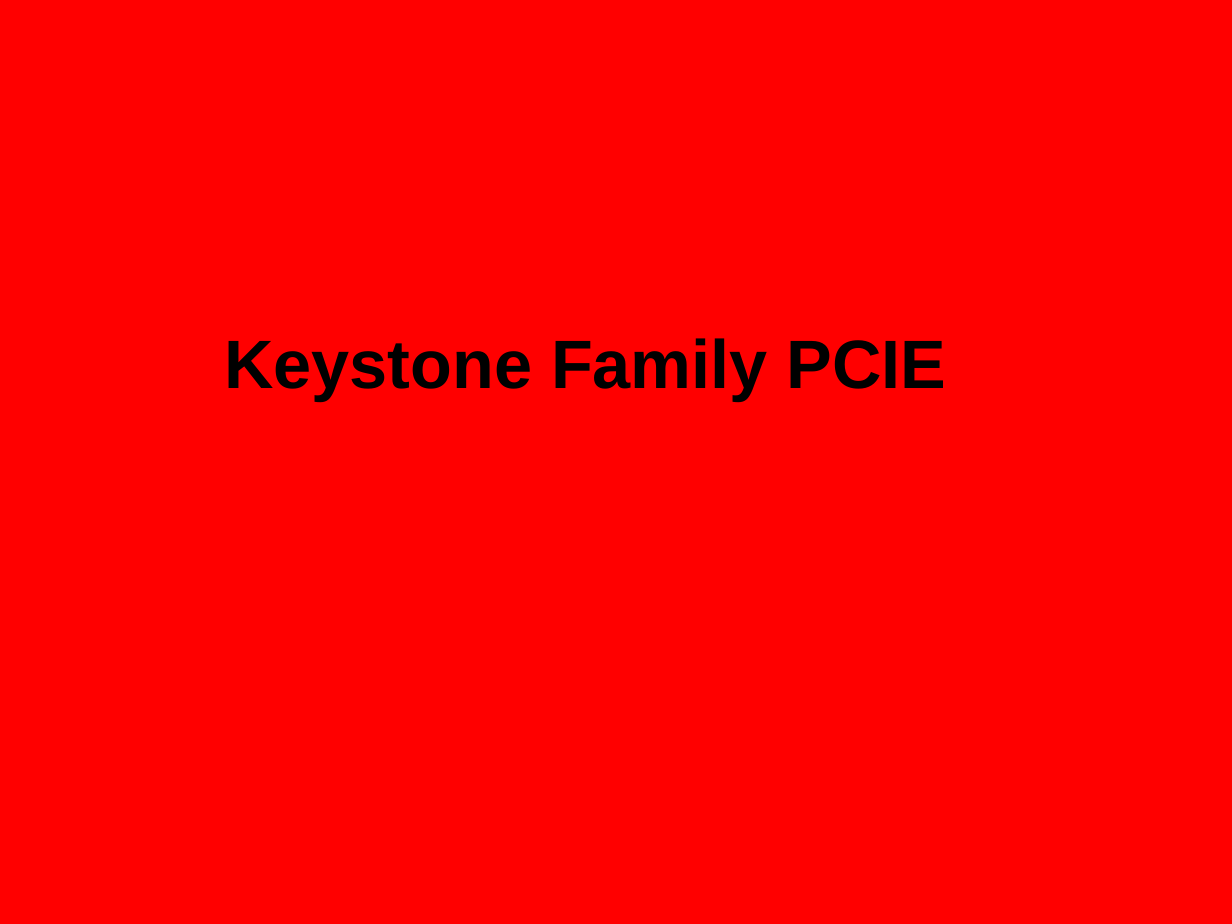
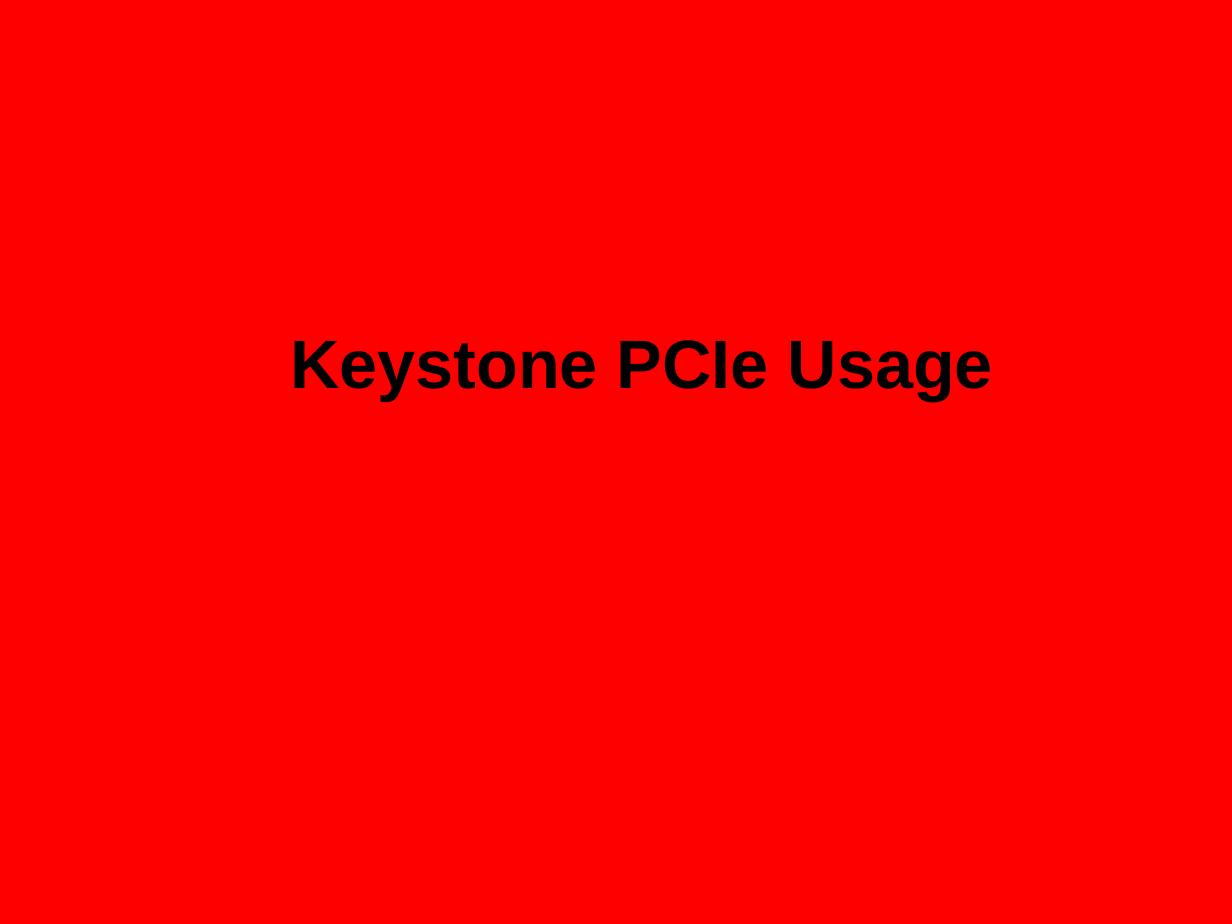
Before and after one commit to hari1989/keystone-workshop, a slide deck: slide 1 of slides/Keystone PCI Express.pptx. Drawn at 1232x924 pixels with LibreOffice and Linux fonts; fonts in the diff are those of the drawing. Boxes give left, top, right and bottom in pixels: in the first picture for what was removed or moved away, otherwise in the second. Text is boxed around its words. In the diff, an @@ line names an element or a change of style, - is before the commit and + after.

```diff
--- a/slides/Keystone PCI Express.pptx
+++ b/slides/Keystone PCI Express.pptx
@@ title at (290,340,993,400): text changed @@
-Keystone Family PCIE
+Keystone PCIe Usage
```
Also in this commit, not shown: 14 other files.
